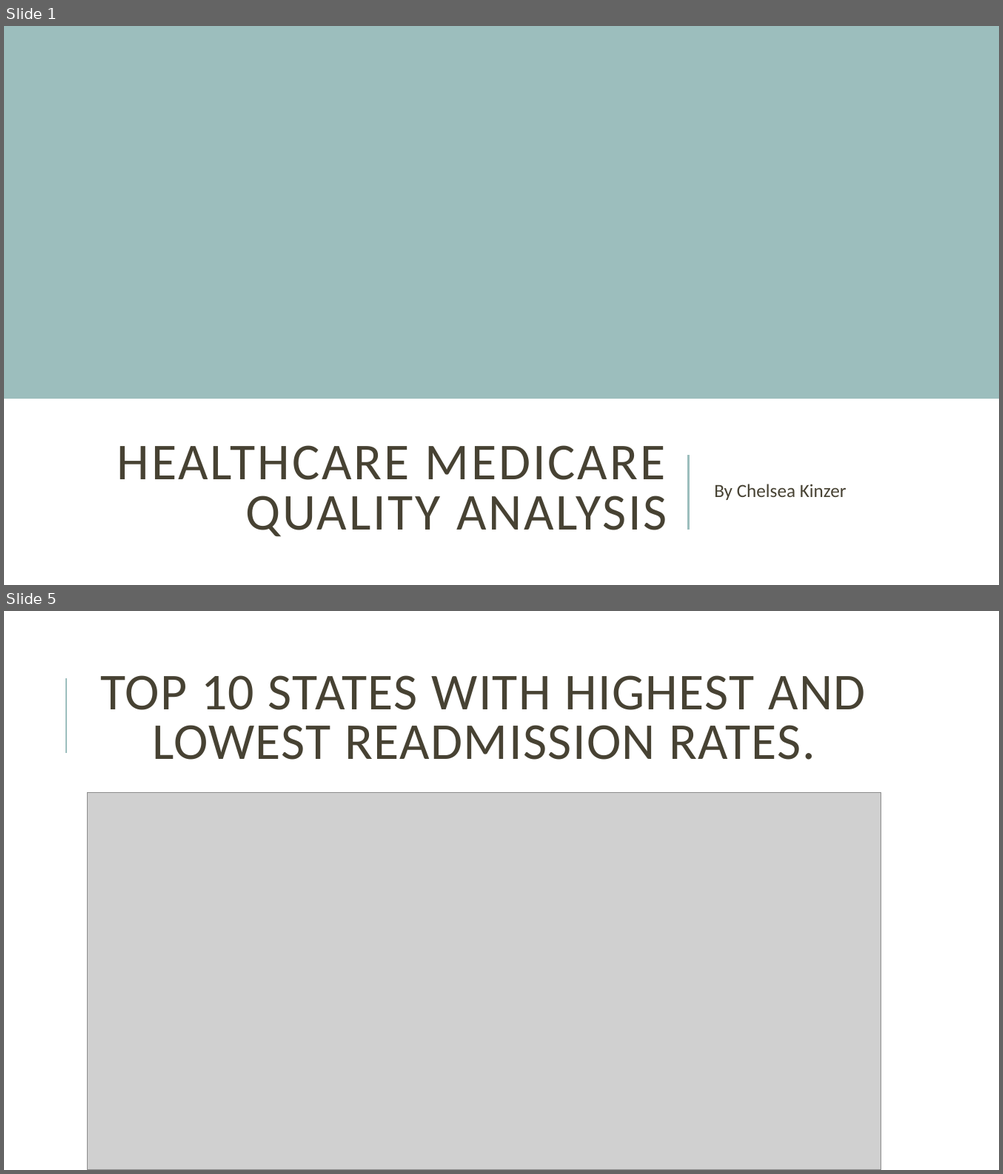
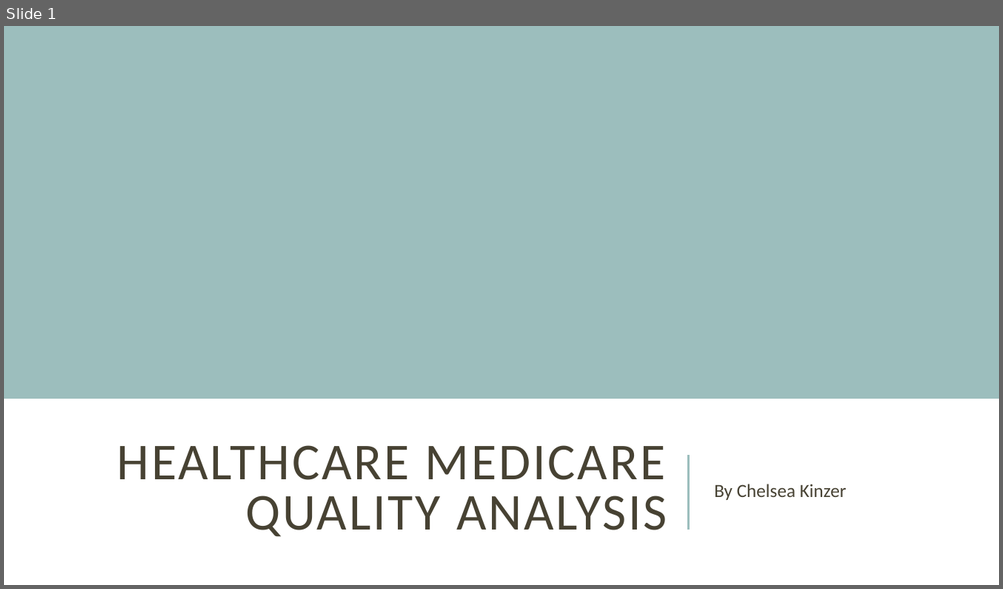
Before and after one commit to ckinzer05/healthcare-Readmission-nss-capstone-2019, a slide deck: Healthcare Medicare Quality Analysis.pptx. Shown one above the other, each under a label of ours: slides 1 and 5 before the commit, slide 1 after it; the slides between them are not shown. The pictures are 1003x1174 and 1003x589 pixels, drawn with LibreOffice and Linux fonts; fonts in the diff are those of the drawing; grey boxes stand for pictures. Boxes give left, top, right and bottom in pixels: in the first picture for what was removed or moved away, otherwise in the second. Text is boxed around its words. In the diff, an @@ line names an element or a change of style, - is before the commit and + after.

```diff
--- a/Healthcare Medicare Quality Analysis.pptx
+++ b/Healthcare Medicare Quality Analysis.pptx
@@ slide 5 removed at [4, 611, 999, 1170], background #FFFFFF @@
@@ title removed at [100, 675, 865, 760] @@
-TOP 10 STATES WITH HIGHEST AND LOWEST READMISSION RATES.
@@ line removed from (66, 753) to (66, 678) @@
@@ picture removed at [88, 792, 881, 1170] @@
```
Also in this commit, not shown: 5 slides changed, 1 slide added, 4 other slides removed, 2 other files.
